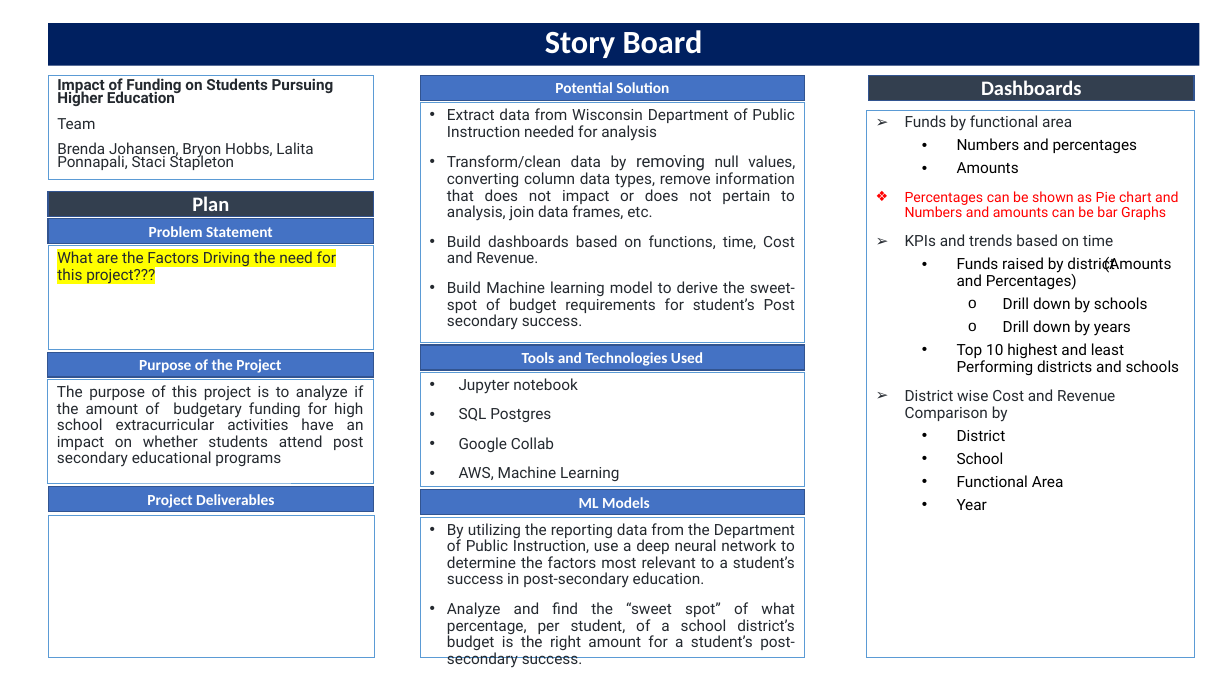
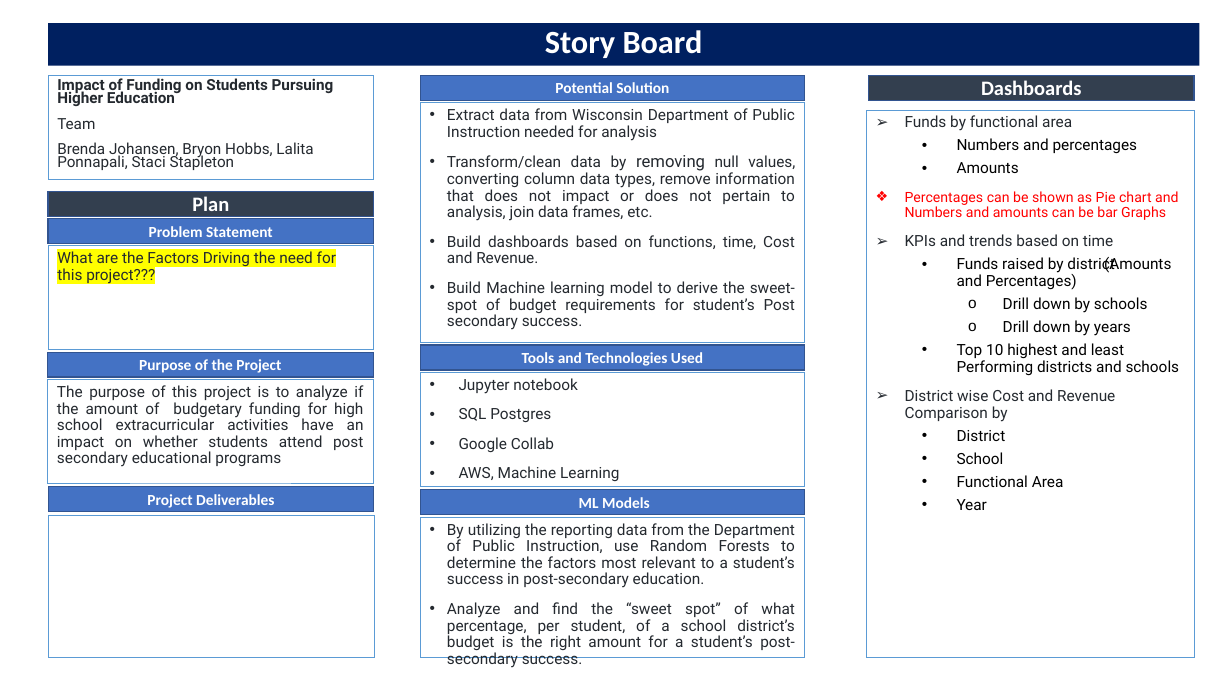
Before and after one commit to Lalita-ponnapalli/HS_Baseball_Scholarships, a slide deck: slide 1 of Story Board.pptx. Drawn at 1232x693 pixels with LibreOffice and Linux fonts; fonts in the diff are those of the drawing. Boxes give left, top, right and bottom in pixels: in the first picture for what was removed or moved away, otherwise in the second. Text is boxed around its words. In the diff, an @@ line names an element or a change of style, - is before the commit and + after.

Commit message:
Updated ML part

```diff
--- a/Story Board.pptx
+++ b/Story Board.pptx
@@ text in rectangle at [447,523,795,588]: text changed @@
-• By utilizing the reporting data from the Department of Public Instruction, use a deep neural network to determine the factors most relevant to a student’s success in post-secondary education.
+• By utilizing the reporting data from the Department of Public Instruction, use Random Forests to determine the factors most relevant to a student’s success in post-secondary education.
```
